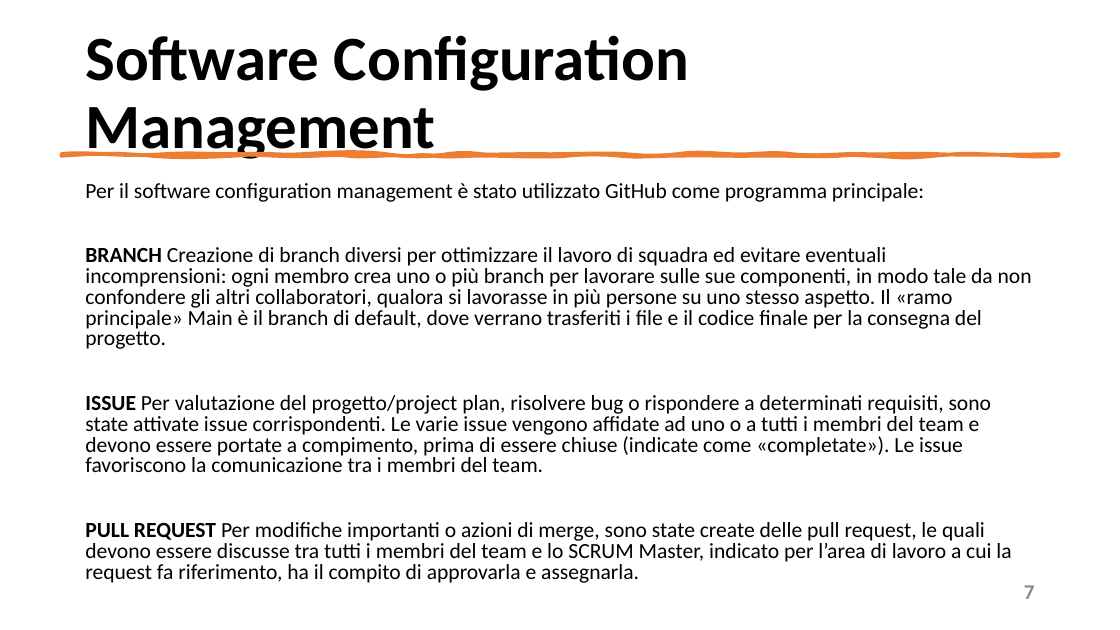
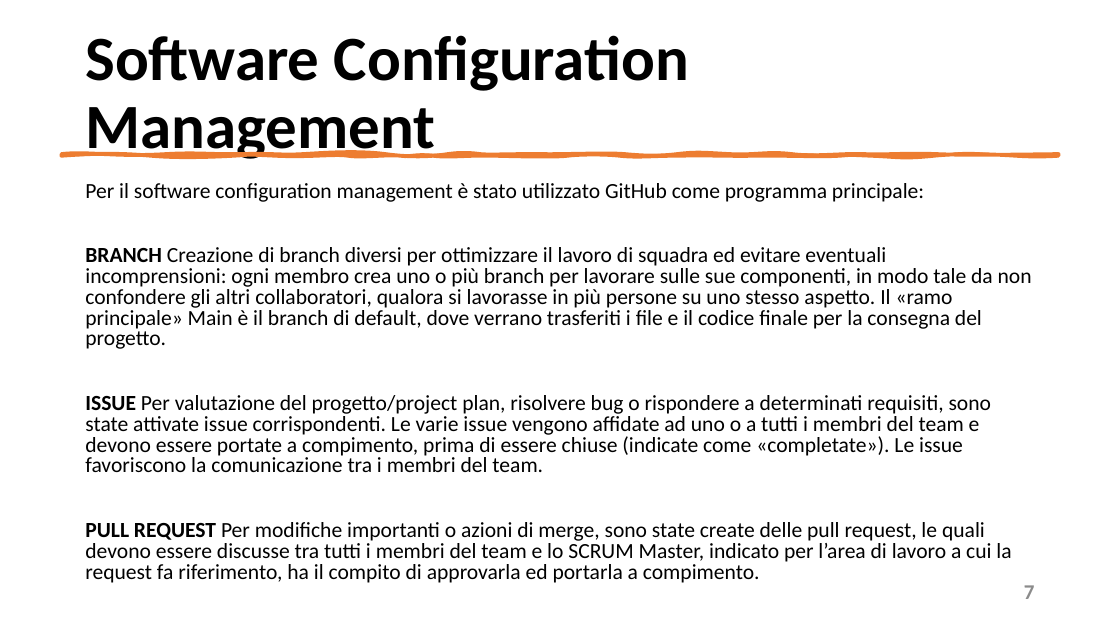
Before and after one commit to mangilimatteo/Progetto_Ingegneria_Software_Cattaneo_Mangili_Saini, a slide deck: slide 7 of Presentazione/Presentazione_Progetto.pptx. Drawn at 1120x630 pixels with LibreOffice and Linux fonts; fonts in the diff are those of the drawing. Boxes give left, top, right and bottom in pixels: in the first picture for what was removed or moved away, otherwise in the second. Text is boxed around its words. In the diff, an @@ line names an element or a change of style, - is before the commit and + after.

```diff
--- a/Presentazione/Presentazione_Progetto.pptx
+++ b/Presentazione/Presentazione_Progetto.pptx
@@ text at (85,522,1011,583): text changed @@
-PULL REQUEST Per modifiche importanti o azioni di merge, sono state create delle pull request, le quali devono essere discusse tra tutti i membri del team e lo SCRUM Master, indicato per l’area di lavoro a cui la request fa riferimento, ha il compito di approvarla e assegnarla.
+PULL REQUEST Per modifiche importanti o azioni di merge, sono state create delle pull request, le quali devono essere discusse tra tutti i membri del team e lo SCRUM Master, indicato per l’area di lavoro a cui la request fa riferimento, ha il compito di approvarla ed portarla a compimento.
```
Also in this commit, not shown: 5 other slides changed.
